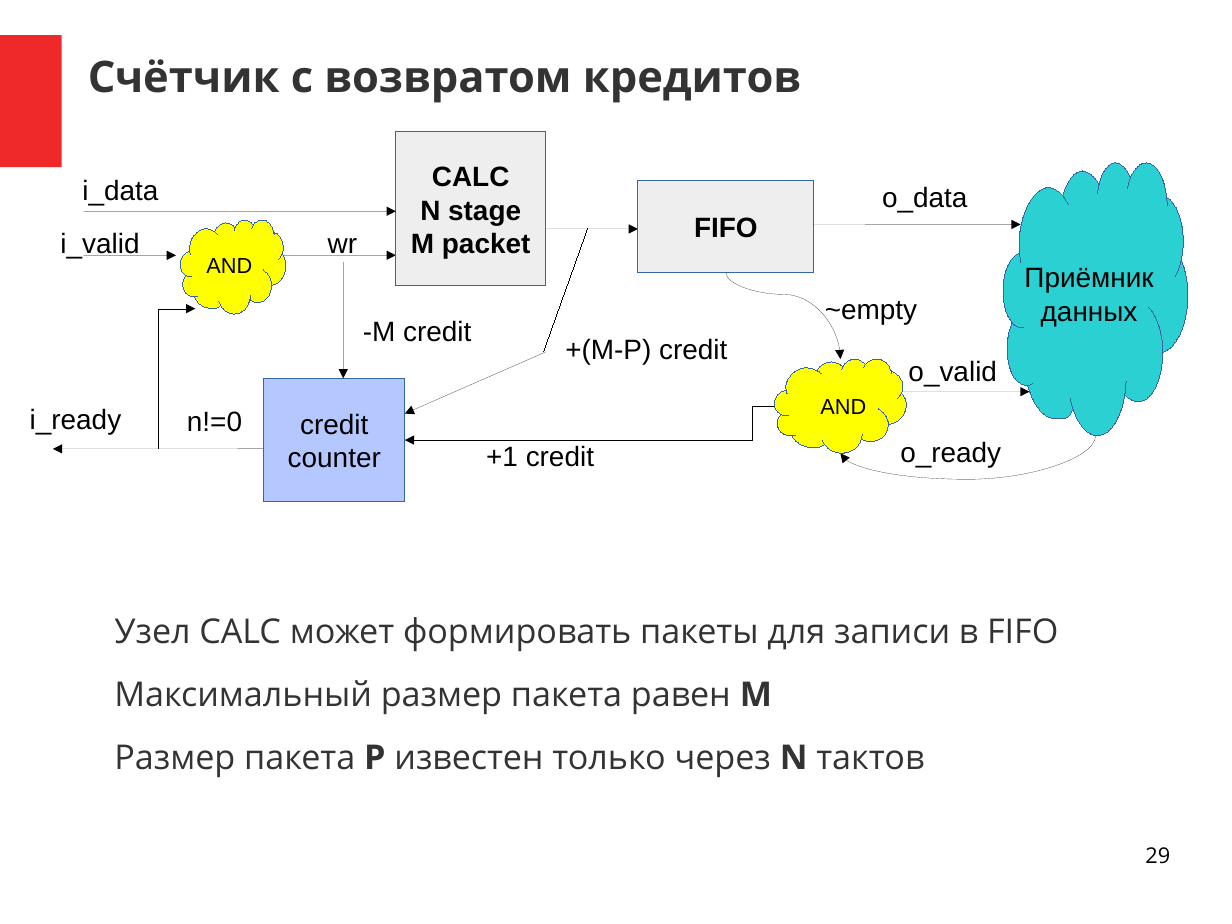
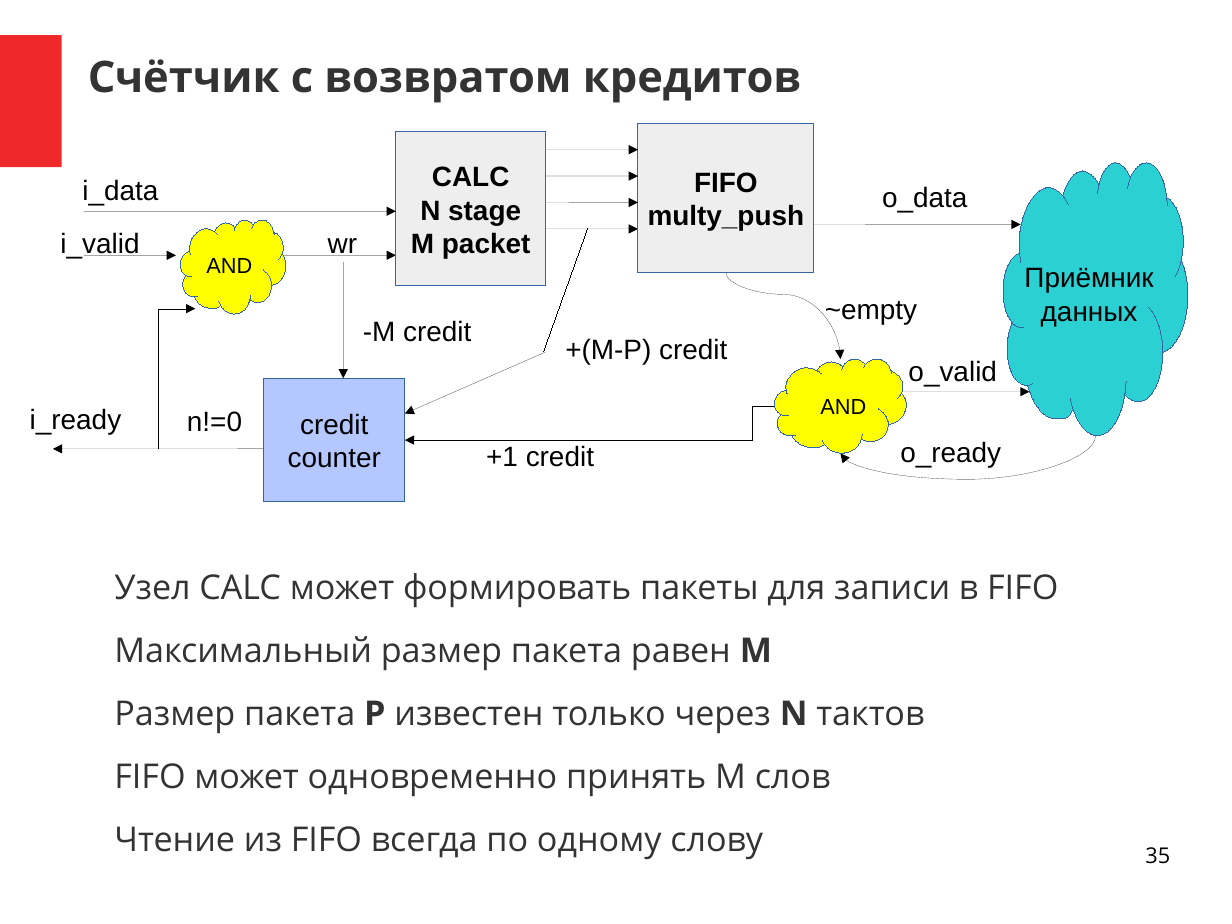
Before and after one commit to DigitalDesignSchool/2021dev, a slide deck: slide 35 of examples/presentation/pr_1.odp (slide 29 before the commit). Drawn at 1232x924 pixels with LibreOffice and Linux fonts; fonts in the diff are those of the drawing. Boxes give left, top, right and bottom in pixels: in the first picture for what was removed or moved away, otherwise in the second. Text is boxed around its words. In the diff, an @@ line names an element or a change of style, - is before the commit and + after.

```diff
--- a/examples/presentation/pr_1.odp
+++ b/examples/presentation/pr_1.odp
@@ rectangle "FIFO": place and size @@
-rectangle "FIFO" at <box>638,180,814,273</box>
+rectangle "FIFO" at <box>638,123,814,273</box>
@@ arrow added from (546, 176) to (638, 176), #000000 0 pt @@
@@ arrow added from (546, 150) to (638, 150), #000000 0 pt @@
@@ arrow added from (546, 202) to (638, 202), #000000 0 pt @@
@@ text in rectangle at <box>648,204,805,231</box>: paragraph added @@
+multy_push
@@ text "Узел CALC может формировать пакеты ...": place and size @@
-text "Узел CALC может формировать пакеты ..." at <box>114,617,1058,778</box>
+text "Узел CALC может формировать пакеты ..." at <box>114,573,1058,859</box>
@@ text at <box>114,763,831,859</box>: paragraphs added @@
+FIFO может одновременно принять M слов
+Чтение из FIFO всегда по одному слову
@@ page number at <box>1145,847,1170,864</box>: text changed @@
-29
+35
```
Also in this commit, not shown: 5 other slides changed, 6 slides added, 22 other files.
